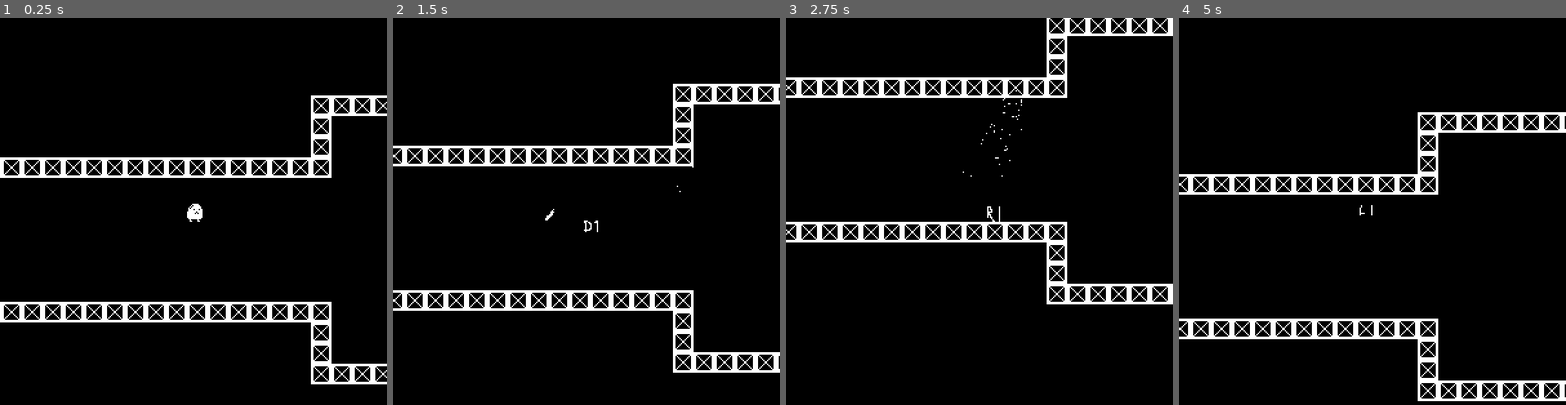
Above: before the commit, frames 1-4 (left to right).
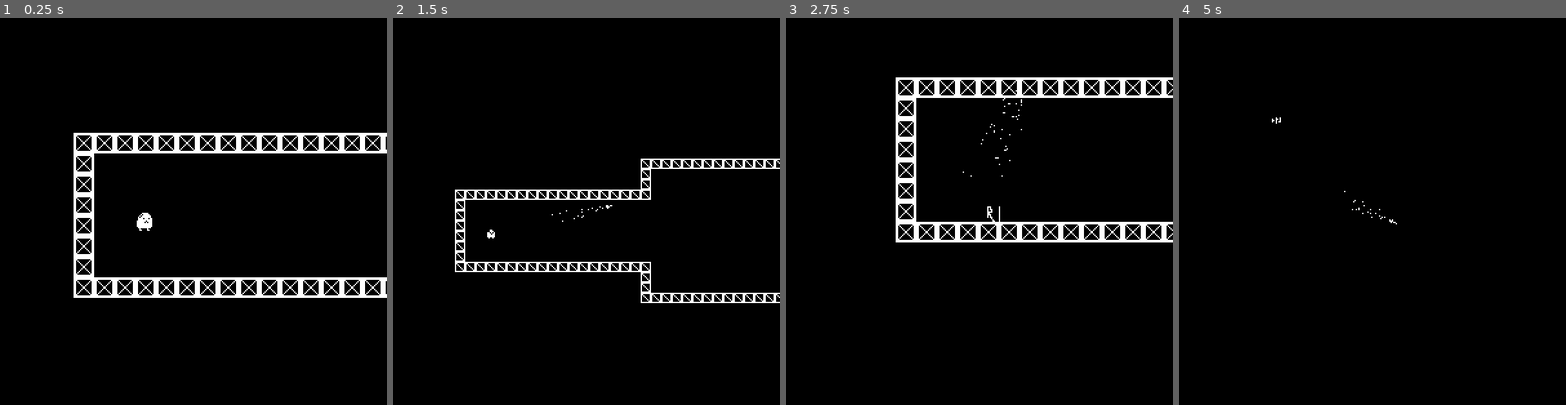
Above: after the commit, the same moments.

Repository: theowiik/PITCH-BLACK
Game: Godot game, scene res://scenes/Game.tscn
Same seed, same stepped clock (60 frames per second), same inputs: the game is played once before the commit and once after it.
Inputs (mouse positions are in pixels of both pictures, inside the frame that each line leads up to):
- Up to frame 1 (0.25 s): no input
- Up to frame 2 (1.5 s): move the mouse to (671, 192) at 0.52 s; hold D (right) 0.53-1.28 s; hold Right mouse button (add_rocket) 0.53-1.28 s; move the mouse to (509, 230) at 1.27 s; hold S (down) from 1.28 s (still down); click (509, 230) at 1.35 s
- Up to frame 3 (2.75 s): move the mouse to (1018, 126) at 2.02 s; release S (down) at 2.03 s; hold D (right) from 2.03 s (still down); hold Right mouse button (add_rocket) from 2.03 s (still down)
- Up to frame 4 (5 s): move the mouse to (1353, 288) at 2.77 s; release D (right) at 2.78 s; release Right mouse button (add_rocket) at 2.78 s; hold W (up) 2.78-3.53 s; click (1353, 288) at 2.85 s; move the mouse to (1488, 269) at 3.52 s; hold Right mouse button (add_rocket) 3.53-4.28 s; hold A (left) from 3.53 s (still down); tap X (debug, bound only after the commit) at 4.15 s; move the mouse to (1256, 153) at 4.27 s; click (1256, 153) at 4.35 s

The runs differ from the first frame. In frame 1, 12% of the frame differs, in the area x 0-100%, y 20-95%; in frame 2, 9.2%; in frame 3, 8.2%; in frame 4, 6.7%.

Commit message:
go between levels

Diff:
--- a/project.godot
+++ b/project.godot
@@ -80,6 +80,11 @@
 "events": [ Object(InputEventMouseButton,"resource_local_to_scene":false,"resource_name":"","device":0,"alt":false,"shi …(212 unchanged characters)…
  ]
 }
+debug={
+"deadzone": 0.5,
+"events": [ Object(InputEventKey,"resource_local_to_scene":false,"resource_name":"","device":0,"alt":false,"shift":false,"control":false,"meta":false,"command":false,"pressed":false,"scancode":88,"unicode":0,"echo":false,"script":null)
+ ]
+}
 
 [layer_names]
 
--- a/scenes/Game.tscn
+++ b/scenes/Game.tscn
@@ -1,9 +1,8 @@
-[gd_scene load_steps=5 format=2]
+[gd_scene load_steps=4 format=2]
 
 [ext_resource path="res://scenes/actors/Player.tscn" type="PackedScene" id=1]
 [ext_resource path="res://scripts/Game.gd" type="Script" id=2]
 [ext_resource path="res://scenes/actors/Enemy.tscn" type="PackedScene" id=3]
-[ext_resource path="res://scenes/levels/Room1.tscn" type="PackedScene" id=4]
 
 [node name="Game" type="Node2D"]
 script = ExtResource( 2 )
@@ -19,4 +18,4 @@
 [node name="Enemy" parent="." instance=ExtResource( 3 )]
 position = Vector2( 142.295, -131.798 )
 
-[node name="LevelTemplate" parent="." instance=ExtResource( 4 )]
+[node name="Level" type="Node" parent="."]
--- a/scenes/levels/Room1.tscn
+++ b/scenes/levels/Level1.tscn
@@ -1,8 +1,27 @@
-[gd_scene load_steps=2 format=2]
+[gd_scene load_steps=3 format=2]
 
-[ext_resource path="res://scenes/levels/LevelTemplate.tscn" type="PackedScene" id=1]
+[ext_resource path="res://scenes/actors/Enemy.tscn" type="PackedScene" id=1]
+[ext_resource path="res://scenes/levels/LevelTemplate.tscn" type="PackedScene" id=2]
 
-[node name="LevelTemplate" instance=ExtResource( 1 )]
+[node name="Level1" instance=ExtResource( 2 )]
 
 [node name="TileMap" parent="." index="0"]
 tile_data = PoolIntArray( -196600, 0, 0, -196599, 0, 0, -196598, 0, 0, -196597, 0, 0, -196596, 0, 0, -196595, 0, 0, -19 …(1182 unchanged characters)…
+
+[node name="Enemy" parent="." index="1" instance=ExtResource( 1 )]
+position = Vector2( 188.1, 131.1 )
+
+[node name="Enemy2" parent="." index="2" instance=ExtResource( 1 )]
+position = Vector2( 188.1, -0.950012 )
+
+[node name="Enemy3" parent="." index="3" instance=ExtResource( 1 )]
+position = Vector2( 338.2, -1.89999 )
+
+[node name="Enemy4" parent="." index="4" instance=ExtResource( 1 )]
+position = Vector2( 339.15, 129.2 )
+
+[node name="Enemy5" parent="." index="5" instance=ExtResource( 1 )]
+position = Vector2( 339.15, 129.2 )
+
+[node name="Spawn" parent="." index="6"]
+position = Vector2( -105.234, 68.0926 )
--- /dev/null
+++ b/scenes/levels/Level2.tscn
@@ -0,0 +1,5 @@
+[gd_scene load_steps=2 format=2]
+
+[ext_resource path="res://scenes/levels/LevelTemplate.tscn" type="PackedScene" id=1]
+
+[node name="Level2" instance=ExtResource( 1 )]
--- /dev/null
+++ b/scenes/levels/Level3.tscn
@@ -0,0 +1,8 @@
+[gd_scene load_steps=2 format=2]
+
+[ext_resource path="res://scenes/levels/LevelTemplate.tscn" type="PackedScene" id=1]
+
+[node name="Level3" instance=ExtResource( 1 )]
+
+[node name="TileMap" parent="." index="0"]
+tile_data = PoolIntArray( 3, 0, 0, 4, 0, 0, 5, 0, 0, 6, 0, 0, 7, 0, 0, 65543, 0, 0, 131078, 0, 0, 131079, 0, 0, 196612, 0, 0, 196613, 0, 0, 196614, 0, 0, 262150, 0, 0, 262151, 0, 0, 327687, 0, 0, 393217, 0, 0, 393222, 0, 0, 393223, 0, 0, 458753, 0, 0, 458754, 0, 0, 458755, 0, 0, 458756, 0, 0, 458757, 0, 0, 458758, 0, 0 )
--- a/scenes/levels/LevelTemplate.tscn
+++ b/scenes/levels/LevelTemplate.tscn
@@ -9,3 +9,5 @@
 cell_size = Vector2( 16, 16 )
 collision_layer = 16
 format = 1
+
+[node name="Spawn" type="Position2D" parent="."]
--- a/scripts/Game.gd
+++ b/scripts/Game.gd
@@ -4,11 +4,46 @@
 onready var player: Actor = get_node("Player")
 onready var camera: Camera2D = get_node("Camera")
 
+var current_level: int = 0
+var levels = [
+	"res://scenes/levels/Level1.tscn",
+	"res://scenes/levels/Level2.tscn",
+	"res://scenes/levels/Level3.tscn",
+]
+
 func _ready() -> void:
 	player.connect("shoot", self, "on_shoot")
 	player.connect("rocket_added", self, "on_rocket_added")
 	remove_child(camera)
 	player.add_child(camera)
+	start_room()
+
+func start_room() -> void:
+	for child in $Level.get_children():
+		child.queue_free()
+
+	var nextLevel: PackedScene = load(levels[current_level])
+	var instance: Node2D = nextLevel.instance()
+	$Level.add_child(instance)
+	var spawn: Vector2 = instance.get_node("Spawn").global_position
+	player.global_position = spawn
+
+func _unhandled_input(event: InputEvent) -> void:
+	if event.is_action_pressed("debug"):
+		next_room()
+
+func next_room() -> void:
+	current_level += 1
+
+	var finished = current_level >= levels.size()
+
+	if finished:
+		end_screen()
+	else:
+		start_room()
+
+func end_screen() -> void:
+	print("won!")
 
 func on_shoot(projectile: Projectile) -> void:
 	add_child(projectile)
